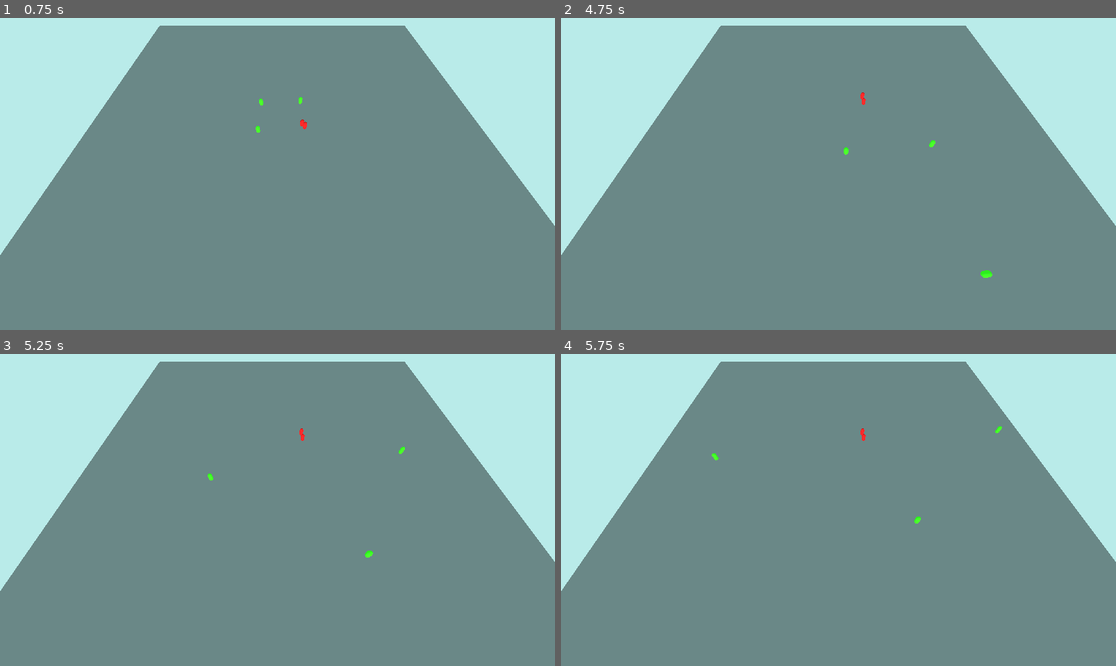
Above: before the commit, frames 1-4 (two rows, left to right).
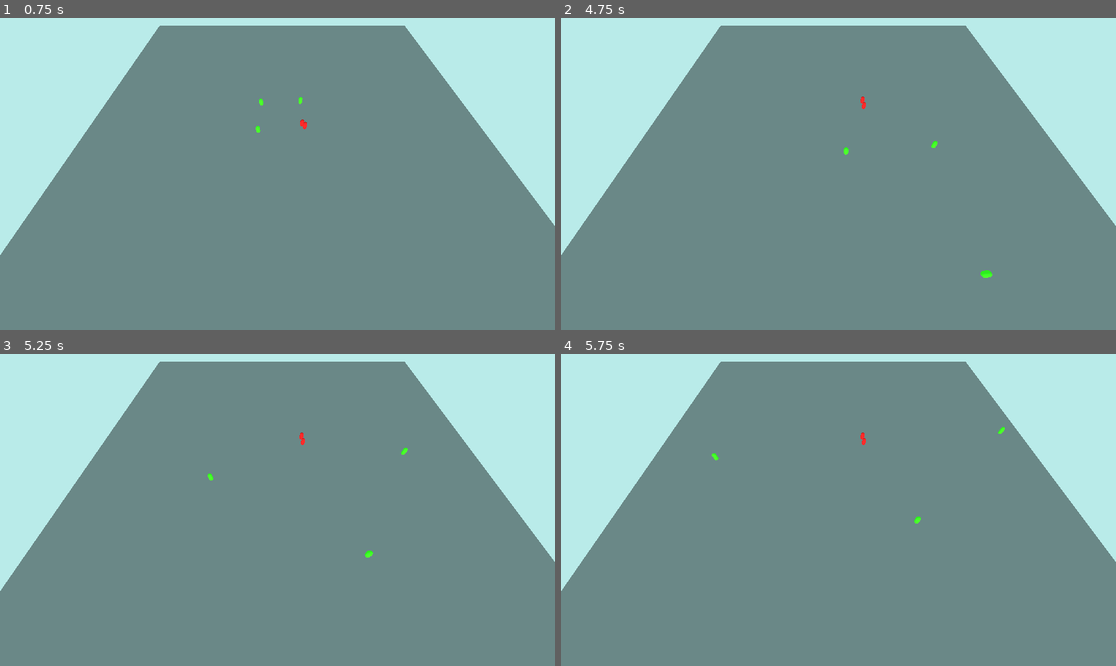
Above: after the commit, the same moments.

Repository: valentin56740/JeuDuLoup
Game: Godot game, scene res://env.tscn
The game is run twice, just before and just after one commit, with the same random seed, the same clock (stepped at 60 frames per second) and the same inputs.
Inputs:
- Up to frame 1 (0.75 s): tap Enter at 0.5 s
- Up to frame 2 (4.75 s): no input
- Up to frame 3 (5.25 s): no input
- Up to frame 4 (5.75 s): no input

Frame 1 is identical in both runs. In frame 2, less than 0.1% of the frame differs, in the area x 53-68%, y 23-42%; in frame 3, less than 0.1%; in frame 4, less than 0.1%, in the area x 53-80%, y 23-30%.

Commit message:
Chase beta

Diff:
--- a/loup.gd
+++ b/loup.gd
@@ -12,7 +12,6 @@
 
 var cibles_zone1 = []
 var cibles_zone2 = []
-var cible_lockee = null # ← Cible actuelle poursuivie si lock
 
 func _ready():
 	hitbox_chase1.body_entered.connect(_on_HitBoxChase1_body_entered)
@@ -25,9 +24,6 @@
 	if body.is_in_group("Mouton"):
 		if not cibles_zone1.has(body):
 			cibles_zone1.append(body)
-		# Si le mouton locké entre dans zone 1, on le délocke
-		if body == cible_lockee:
-			cible_lockee = null
 		en_vue = true
 
 func _on_HitBoxChase1_body_exited(body):
@@ -41,22 +37,18 @@
 	if body.is_in_group("Mouton"):
 		if not cibles_zone2.has(body):
 			cibles_zone2.append(body)
-		# Ne plus lock la cible dans la zone 2 (comportement comme zone 1)
 		en_vue = true
 
 func _on_HitBoxChase2_body_exited(body):
 	if body.is_in_group("Mouton"):
 		cibles_zone2.erase(body)
-		# Ne plus délocker ici, uniquement dans zone 1
 		if cibles_zone1.size() == 0 and cibles_zone2.size() == 0:
 			en_vue = false
 
-# Fonction de chasse
 func chase(target: Node):
 	var direction = (target.global_position - global_position).normalized()
 	linear_velocity = direction * vitesse
 
-# Fonction principale par frame
 func _process(delta: float) -> void:
 	# Empêche de sortir de la zone
 	if position.x > sx / 2:
@@ -68,28 +60,13 @@
 	if position.z < -sz / 2:
 		position.z = -sz / 2
 
-	# Si une cible est lockée, on la poursuit jusqu'à ce qu'elle entre dans zone 1 ou sorte du chase_radius
-	if cible_lockee != null and is_instance_valid(cible_lockee):
-		var distance = global_position.distance_to(cible_lockee.global_position)
-		if distance <= chase_radius:
-			chase(cible_lockee)
-		else:
-			# Délock la cible si trop loin
-			cible_lockee = null
-			linear_velocity = Vector3.ZERO
-			return # Ne pas chercher d'autres cibles
+	# Combine toutes les cibles des deux zones
+	var toutes_cibles = cibles_zone1 + cibles_zone2
 
-	# Sinon, comportement normal avec recherche de cible
-	var cibles_a_poursuivre = []
-	if cibles_zone1.size() > 0:
-		cibles_a_poursuivre = cibles_zone1
-	elif cibles_zone2.size() > 0:
-		cibles_a_poursuivre = cibles_zone2
-
-	if cibles_a_poursuivre.size() > 0:
+	if toutes_cibles.size() > 0:
 		var closest_sheep = null
 		var closest_distance = chase_radius
-		for sheep in cibles_a_poursuivre:
+		for sheep in toutes_cibles:
 			if not is_instance_valid(sheep):
 				continue
 			var distance = global_position.distance_to(sheep.global_position)
--- a/loup.tscn
+++ b/loup.tscn
@@ -18,6 +18,7 @@
 
 [node name="Loup" type="RigidBody3D" node_paths=PackedStringArray("hitbox_chase1", "hitbox_chase2")]
 axis_lock_angular_x = true
+axis_lock_angular_y = true
 axis_lock_angular_z = true
 contact_monitor = true
 max_contacts_reported = 2
